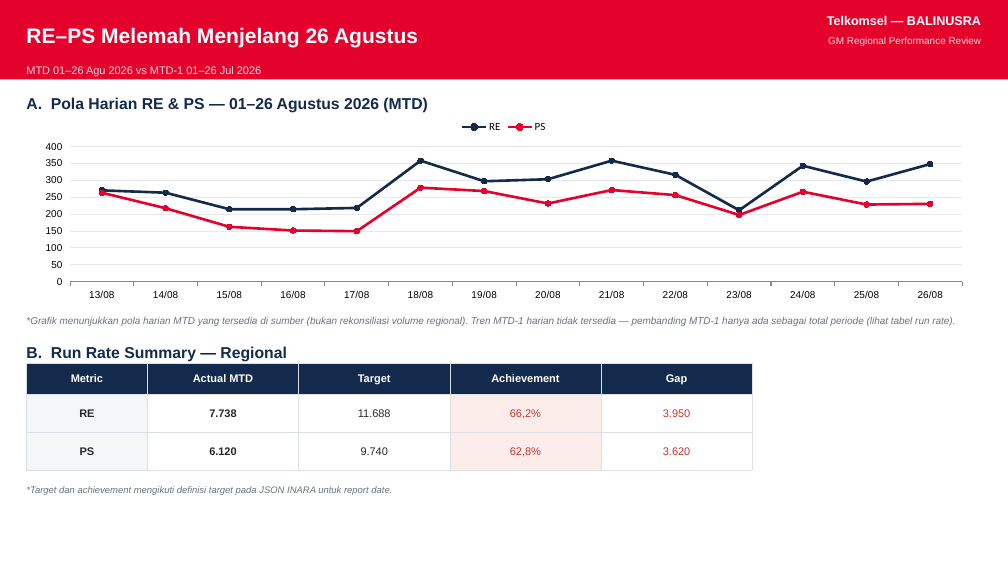
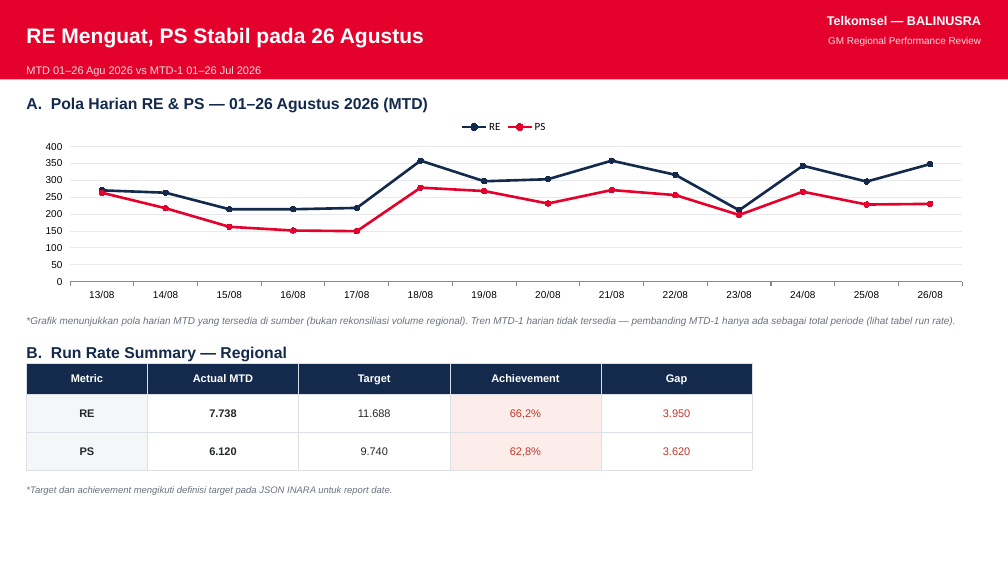
Before and after one commit to linktreehhbalnus-eng/wow_balnus, a slide deck: slide 2 of reports/BALINUSRA_GM_PERFORMANCE_SUMMARY_20260826_INARA.pptx. Drawn at 1008x567 pixels with LibreOffice and Linux fonts; fonts in the diff are those of the drawing. Boxes give left, top, right and bottom in pixels: in the first picture for what was removed or moved away, otherwise in the second. Text is boxed around its words. In the diff, an @@ line names an element or a change of style, - is before the commit and + after.

```diff
--- a/reports/BALINUSRA_GM_PERFORMANCE_SUMMARY_20260826_INARA.pptx
+++ b/reports/BALINUSRA_GM_PERFORMANCE_SUMMARY_20260826_INARA.pptx
@@ text at box(26, 27, 424, 47): text changed @@
-RE–PS Melemah Menjelang 26 Agustus
+RE Menguat, PS Stabil pada 26 Agustus
```
Also in this commit, not shown: 7 other files.
